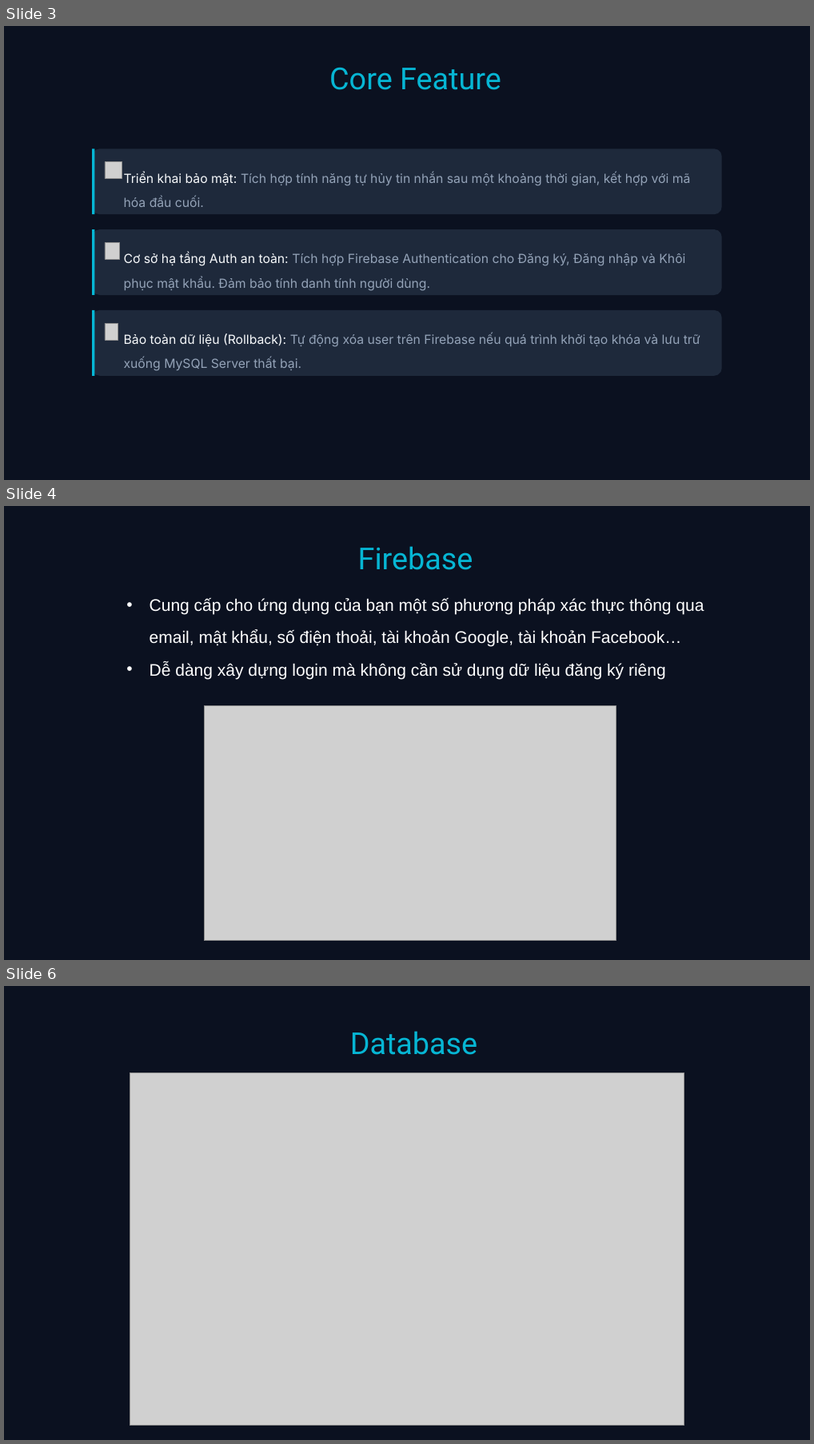
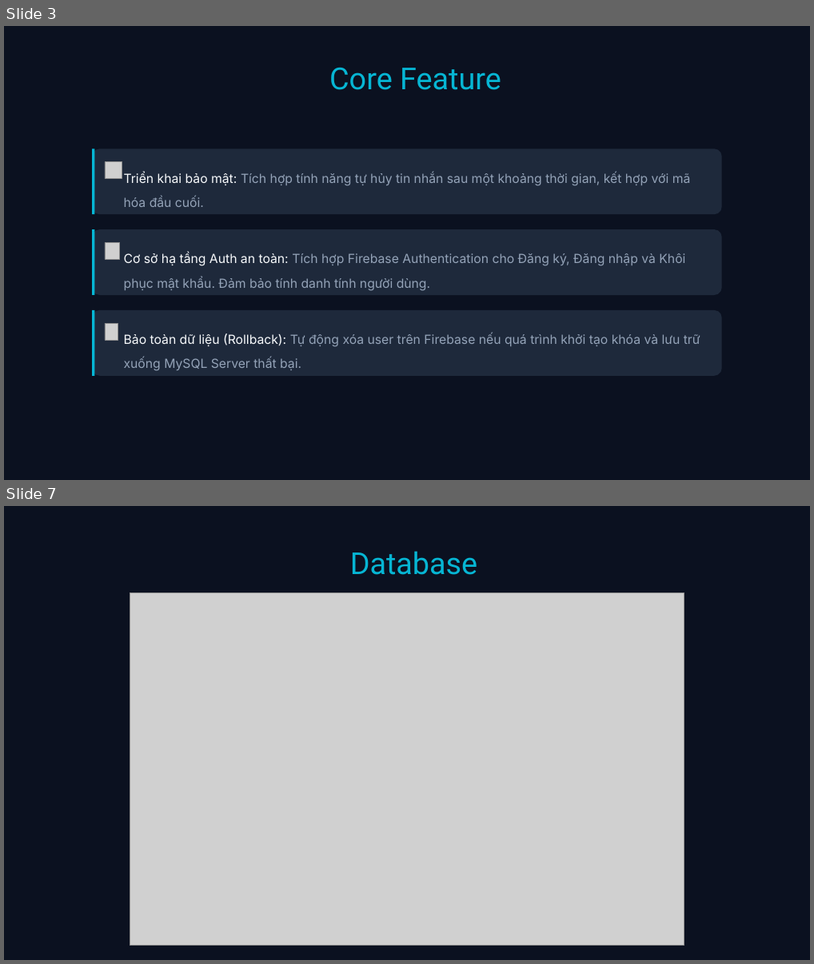
Before and after one commit to tatsuya-akira/Chat-E2EE, a slide deck: Hermes/Doc/Hermes Chat App E2EE.pptx. Shown one above the other, each under a label of ours: slides 3, 4 and 6 before the commit, slides 3 and 7 after it; the slides between them are not shown. The pictures are 814x1444 and 814x964 pixels, drawn with LibreOffice and Linux fonts; fonts in the diff are those of the drawing; grey boxes stand for pictures; background and template pictures are left out. Boxes give left, top, right and bottom in pixels: in the first picture for what was removed or moved away, otherwise in the second. Text is boxed around its words. In the diff, an @@ line names an element or a change of style, - is before the commit and + after.

```diff
--- a/Hermes/Doc/Hermes Chat App E2EE.pptx
+++ b/Hermes/Doc/Hermes Chat App E2EE.pptx
@@ slide 4 removed at (4, 506, 810, 960), background picture (left out) @@
@@ text removed at (358, 546, 474, 570) @@
-Firebase
@@ text removed at (150, 598, 704, 679) @@
-• Cung cấp cho ứng dụng của bạn một số phương pháp xác thực thông qua email, mật khẩu, số điện thoải, tài khoản Google, tài khoản Facebook…
-• Dễ dàng xây dựng login mà không cần sử dụng dữ liệu đăng ký riêng
@@ picture removed at (204, 706, 616, 941) @@
@@ what was slide 6 is now slide 7 @@
```
Also in this commit, not shown: 2 slides changed, 30 other files.
